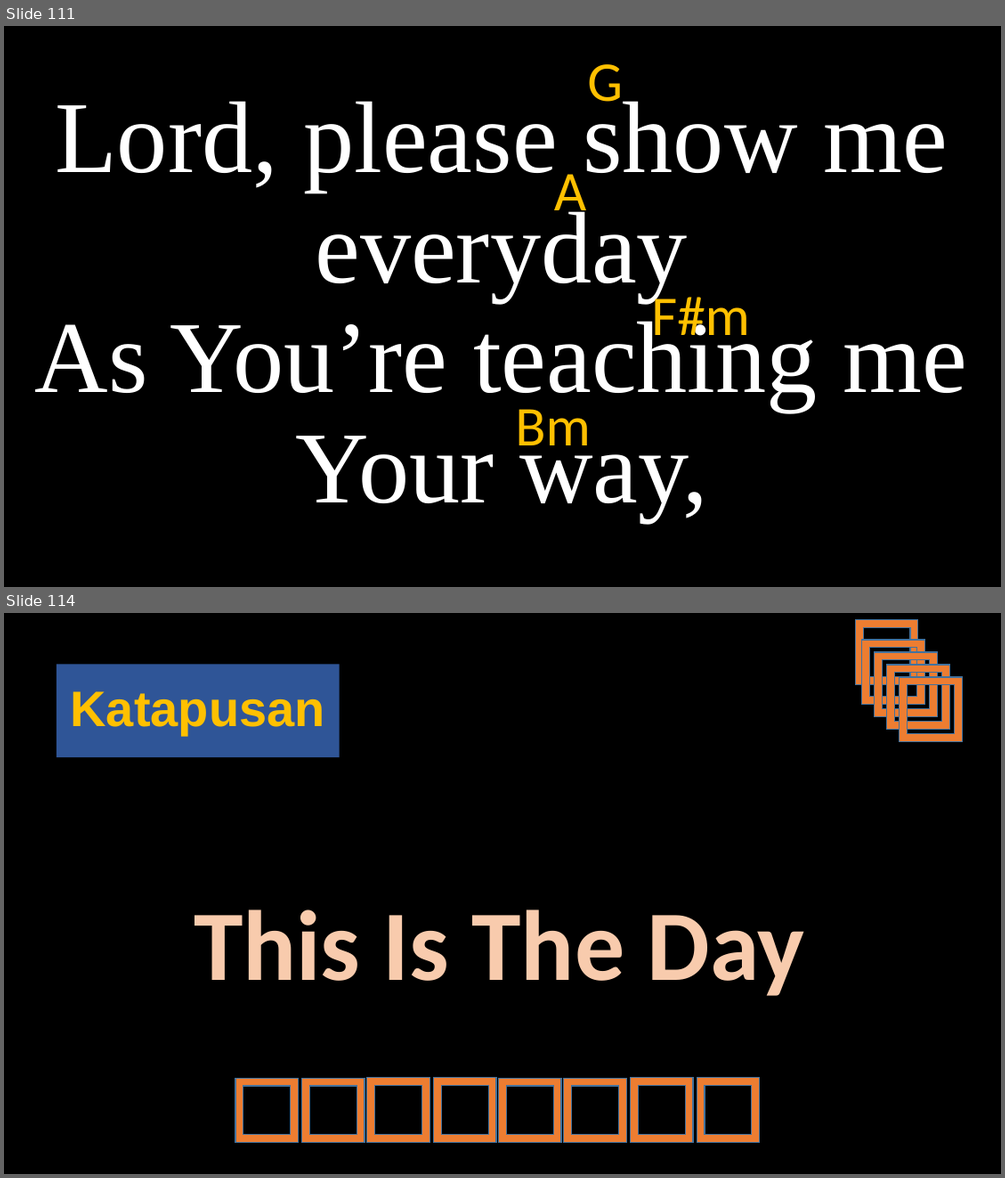
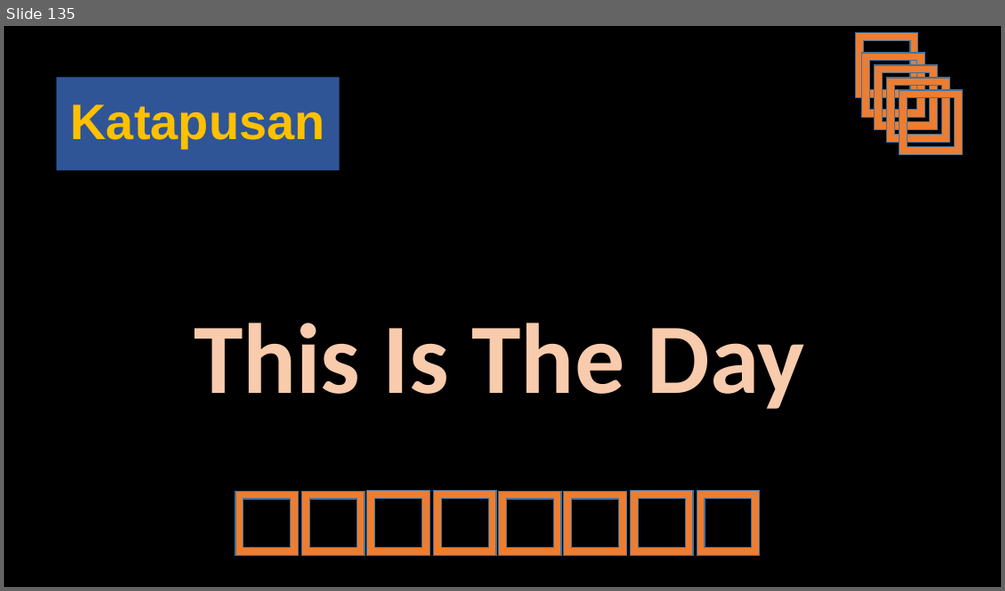
Before and after one commit to CHRISTIANARIBAL/Simbahan, a slide deck: 2Permanent/Final Na Ni.pptx. Shown one above the other, each under a label of ours: slides 111 and 114 before the commit, slide 135 after it; the slides between them are not shown. The pictures are 1005x1178 and 1005x591 pixels, drawn with LibreOffice and Linux fonts; fonts in the diff are those of the drawing. Boxes give left, top, right and bottom in pixels: in the first picture for what was removed or moved away, otherwise in the second. Text is boxed around its words. In the diff, an @@ line names an element or a change of style, - is before the commit and + after.

```diff
--- a/2Permanent/Final Na Ni.pptx
+++ b/2Permanent/Final Na Ni.pptx
@@ slide 111 removed at (4,26,1001,587), background #000000 @@
@@ text removed at (587,64,623,102) @@
-G
@@ title removed at (35,93,966,521) @@
-Lord, please show me everyday
-As You’re teaching me Your way,
@@ text removed at (554,174,586,224) @@
-A
@@ text removed at (651,289,750,349) @@
-F#m
@@ text removed at (515,409,590,459) @@
-Bm
@@ what was slide 114 is now slide 135 @@
```
Also in this commit, not shown: 7 slides changed, 34 slides added, 12 other slides removed.
